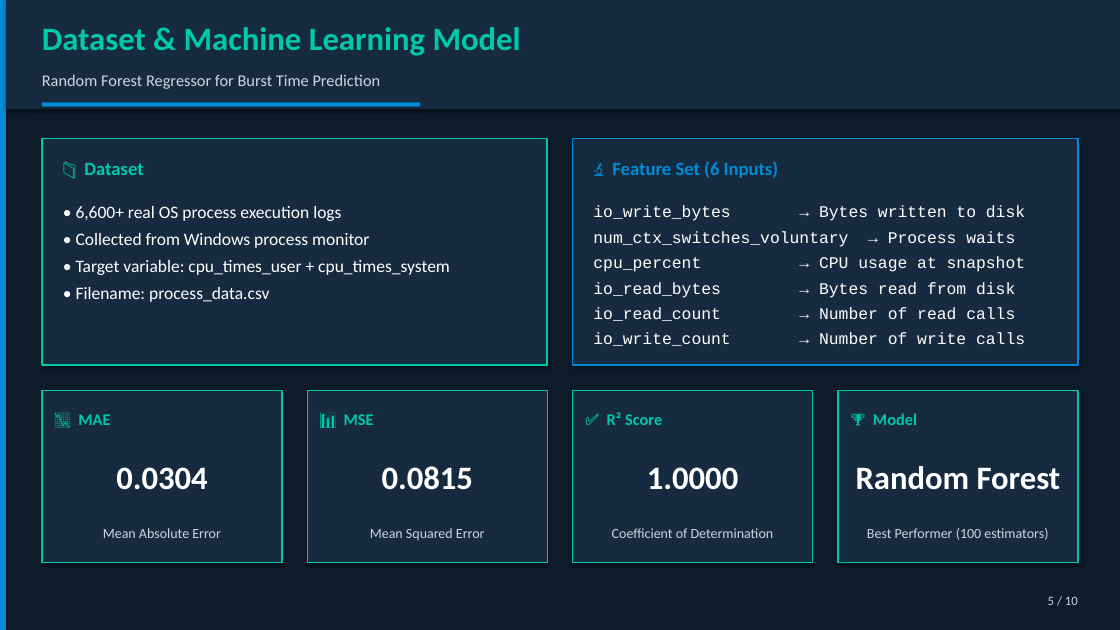
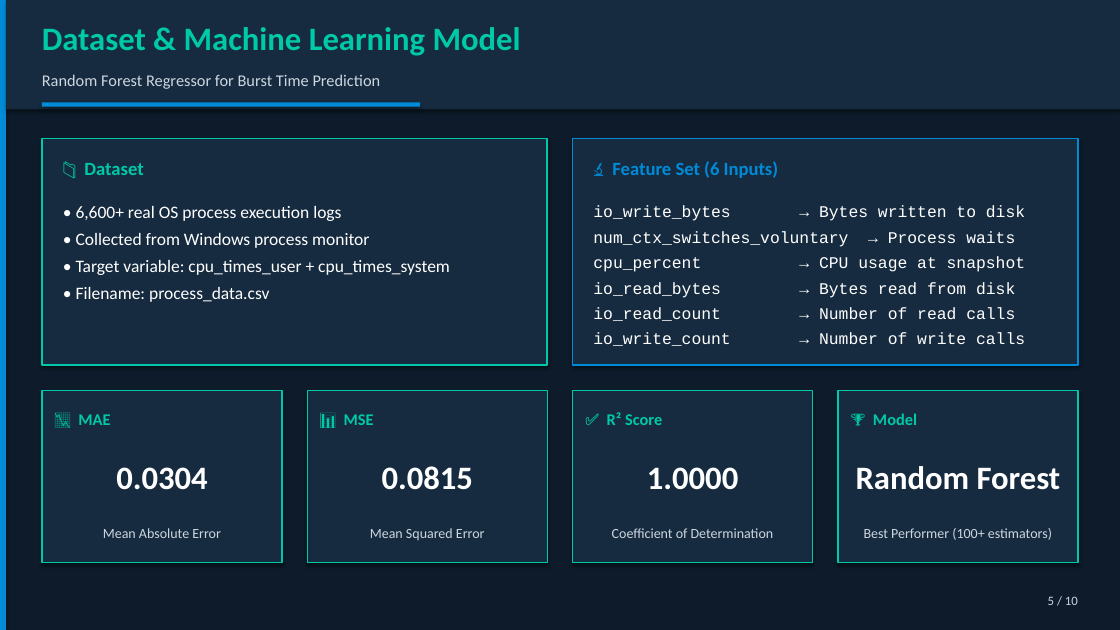
Before and after one commit to AjayKumarOnly/Ai-driven-Process-Management-System-, a slide deck: slide 5 of AI_Process_Scheduling_Review1_Polished.pptx. Drawn at 1120x630 pixels with LibreOffice and Linux fonts; fonts in the diff are those of the drawing. Boxes give left, top, right and bottom in pixels: in the first picture for what was removed or moved away, otherwise in the second. Text is boxed around its words. In the diff, an @@ line names an element or a change of style, - is before the commit and + after.

```diff
--- a/AI_Process_Scheduling_Review1_Polished.pptx
+++ b/AI_Process_Scheduling_Review1_Polished.pptx
@@ text at <box>864,528,1052,540</box>: text changed @@
-Best Performer (100 estimators)
+Best Performer (100+ estimators)
```
Also in this commit, not shown: 1 other slide changed, 16 other files.
